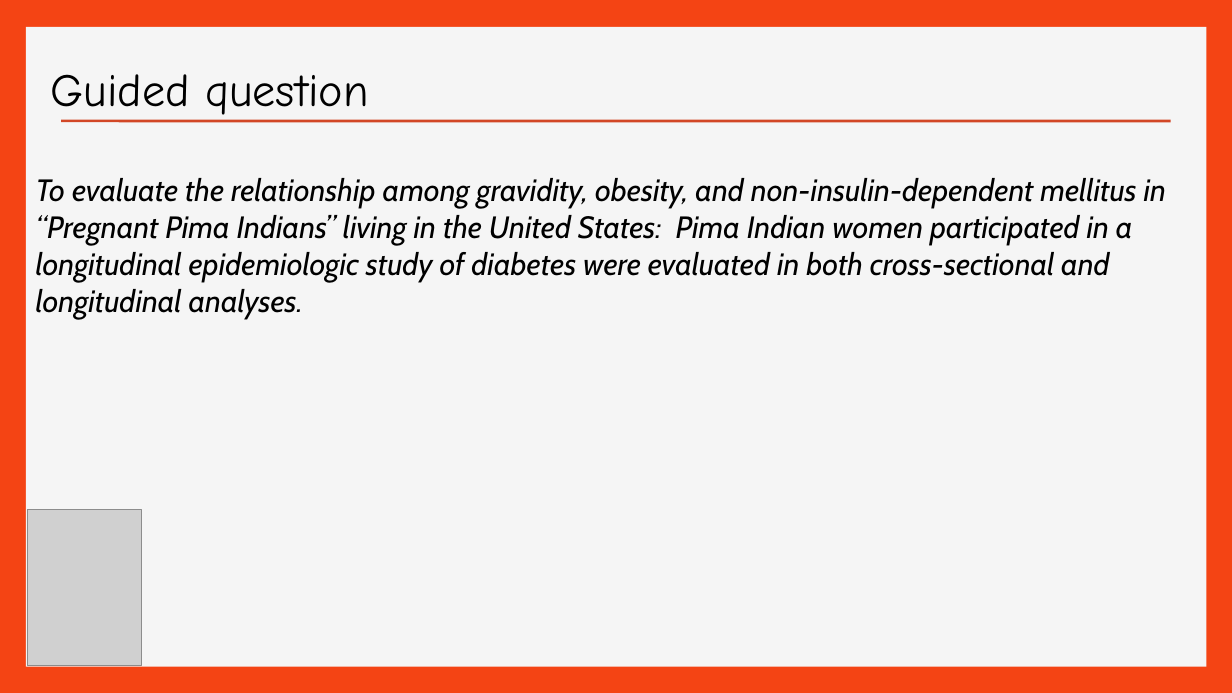
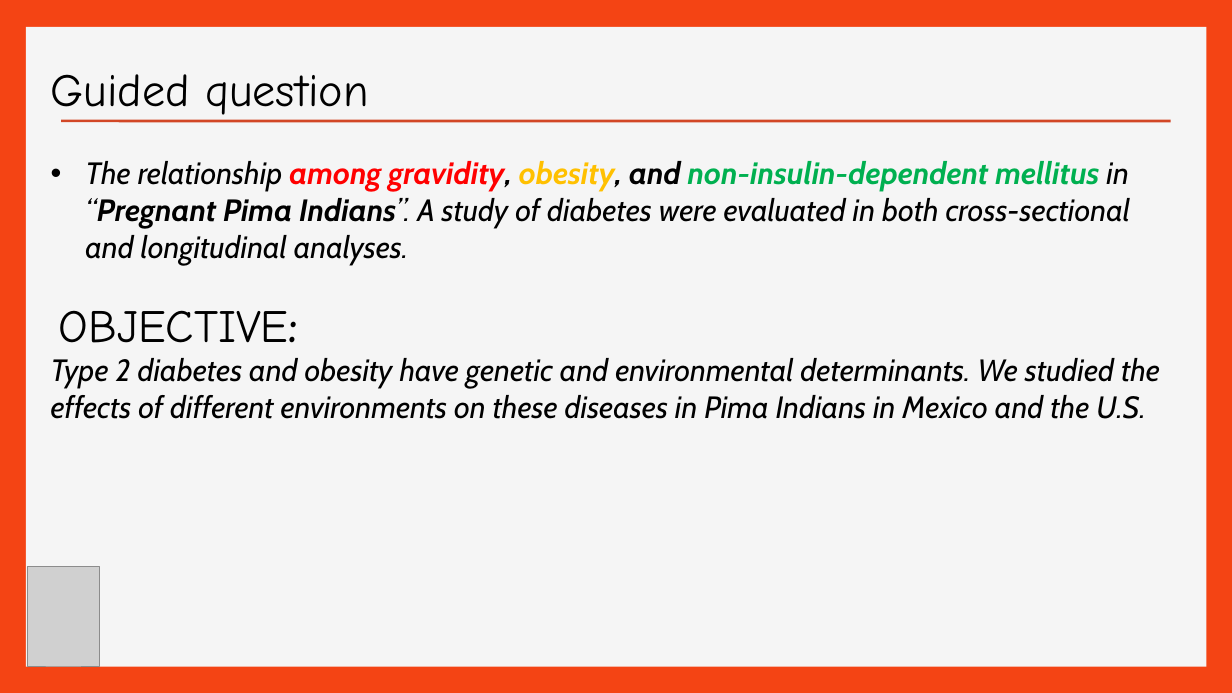
Before and after one commit to efreier12/Final-Project, a slide deck: slide 2 of Pima Indian Diabetes ( Final Project).ppt. Drawn at 1232x693 pixels with LibreOffice and Linux fonts; fonts in the diff are those of the drawing; grey boxes stand for pictures. Boxes give left, top, right and bottom in pixels: in the first picture for what was removed or moved away, otherwise in the second. Text is boxed around its words. In the diff, an @@ line names an element or a change of style, - is before the commit and + after.

Commit message:
Current Updates

```diff
--- a/Pima Indian Diabetes ( Final Project).ppt
+++ b/Pima Indian Diabetes ( Final Project).ppt
@@ text at [85, 161, 1130, 265]: text changed @@
-To evaluate the relationship among gravidity, obesity, and non-insulin-dependent mellitus in “Pregnant Pima Indians” living in the United States: Pima Indian women participated in a longitudinal epidemiologic study of diabetes were evaluated in both cross-sectional and longitudinal analyses.
+• The relationship among gravidity, obesity, and non-insulin-dependent mellitus in “Pregnant Pima Indians”. A study of diabetes were evaluated in both cross-sectional and longitudinal analyses.
@@ text added at [59, 310, 299, 343], 36 pt, text #000000 @@
+OBJECTIVE:
@@ text added at [51, 358, 1160, 419], 24 pt, text #000000, italic @@
+Type 2 diabetes and obesity have genetic and environmental determinants. We studied the effects of different environments on these diseases in Pima Indians in Mexico and the U.S.
@@ picture: place and size @@
-picture at [27, 509, 141, 665]
+picture at [27, 567, 99, 666]
```
Also in this commit, not shown: 14 other slides changed, 1 slide added, 1 slide removed.
